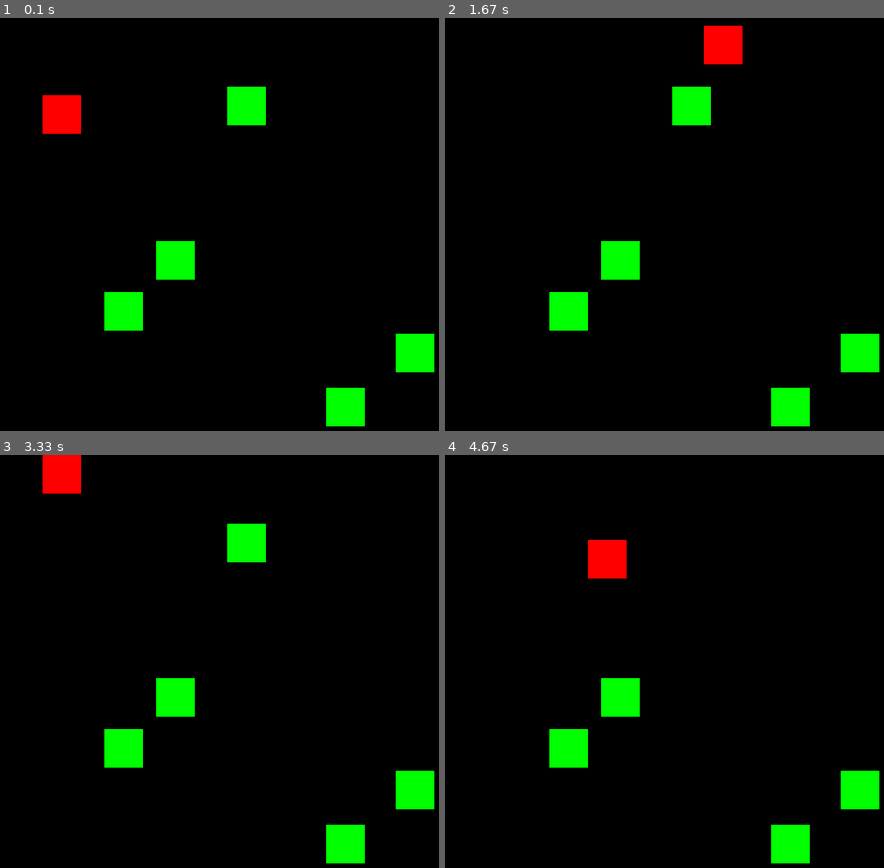
Above: before the commit, frames 1-4 (two rows, left to right).
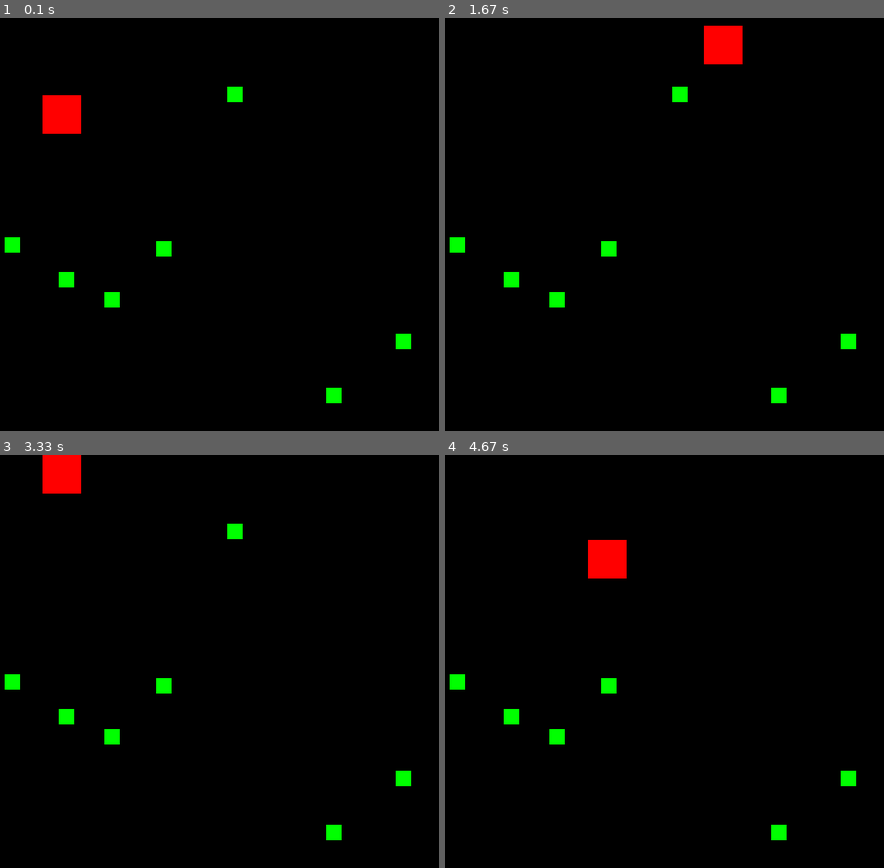
Above: after the commit, the same moments.

Repository: ramonparaiba/pygame-roadmap
Game: pygame game, started from 005-DeteccaoDeColisoes/colidir_destroi_obstaculos.py
Same seed, same stepped clock (60 frames per second), same inputs: the game is played once before the commit and once after it.
Inputs:
- Up to frame 1 (0.1 s): no input
- Up to frame 2 (1.67 s): hold Right 0.33-0.8 s; hold Up 0.83-1.13 s; hold Right 1.17-1.63 s
- Up to frame 3 (3.33 s): hold Left 1.67-2.2 s; hold Down 2.23-2.53 s; hold Left 2.57-2.97 s; hold Up from 3 s (still down)
- Up to frame 4 (4.67 s): release Up at 3.37 s; hold Right 3.4-4.03 s; hold Down 4.07-4.43 s; hold Left from 4.47 s (still down)

The runs differ from the first frame. In frame 1, 3.7% of the frame differs, in the area x 1-99%, y 16-99%; in frame 2, 3.7%; in frame 3, 3.7%; in frame 4, 3.0%.

Commit message:
feat: Cria projetil simples ao clicar em SPACE

Diff:
--- a/005-DeteccaoDeColisoes/colidir_destroi_obstaculos.py
+++ b/005-DeteccaoDeColisoes/colidir_destroi_obstaculos.py
@@ -22,10 +22,10 @@
 
 #Obstáculos
 obstaculos = []
-for _ in range(5):
+for _ in range(7):
     x = random.randint(0, screen_width - 50)
     y = random.randint(0, screen_height - 50)
-    obstaculo = pygame.Rect(x, y, 50, 50)
+    obstaculo = pygame.Rect(x, y, 20, 20)
     obstaculos.append(obstaculo)
 
 while running == True:
--- /dev/null
+++ b/006-Projetil/projetil_simples.py
@@ -0,0 +1,57 @@
+import pygame
+import sys
+
+pygame.init()
+screen = pygame.display.set_mode((800, 600), 0, 32)
+pygame.display.set_caption('Projetil Simples')
+dt = 1/60
+
+# Cores
+WHITE = (255, 255, 255)
+RED = (255, 0, 0)
+# Classe para o projetil
+class Projetil:
+    def __init__(self, x, y, angulo, velocidade):
+        self.x = x
+        self.y = y
+        self.velocidade = velocidade
+        self.rect = pygame.Rect(self.x, self.y, 10, 10)
+
+    def update(self, dt):
+        self.rect.x += self.velocidade * dt
+
+    def draw(self, screen):
+        pygame.draw.ellipse(screen, RED, self.rect)
+
+# Lista para armazenar projéteis
+projeteis = []
+
+# Loop principal
+clock = pygame.time.Clock()
+running = True
+
+while running:
+    for event in pygame.event.get():
+        if event.type == pygame.QUIT:
+            running = False
+        elif event.type == pygame.KEYDOWN:
+            if event.key == pygame.K_SPACE:
+                projeteis.append(Projetil(50, 550, 45, 100))
+
+    #atualiando os projeteis
+    for projetil in projeteis:
+        projetil.update(dt)
+
+    #Remover projéteis que saíram da tela
+    projeteis = [projetil for projetil in projeteis if projetil.rect.x < 800]
+
+    # Desenhar
+    screen.fill(WHITE)
+    for projetil in projeteis:
+        projetil.draw(screen)
+
+    pygame.display.flip()
+    dt = clock.tick(60) / 1000
+
+pygame.quit()
+sys.exit()
